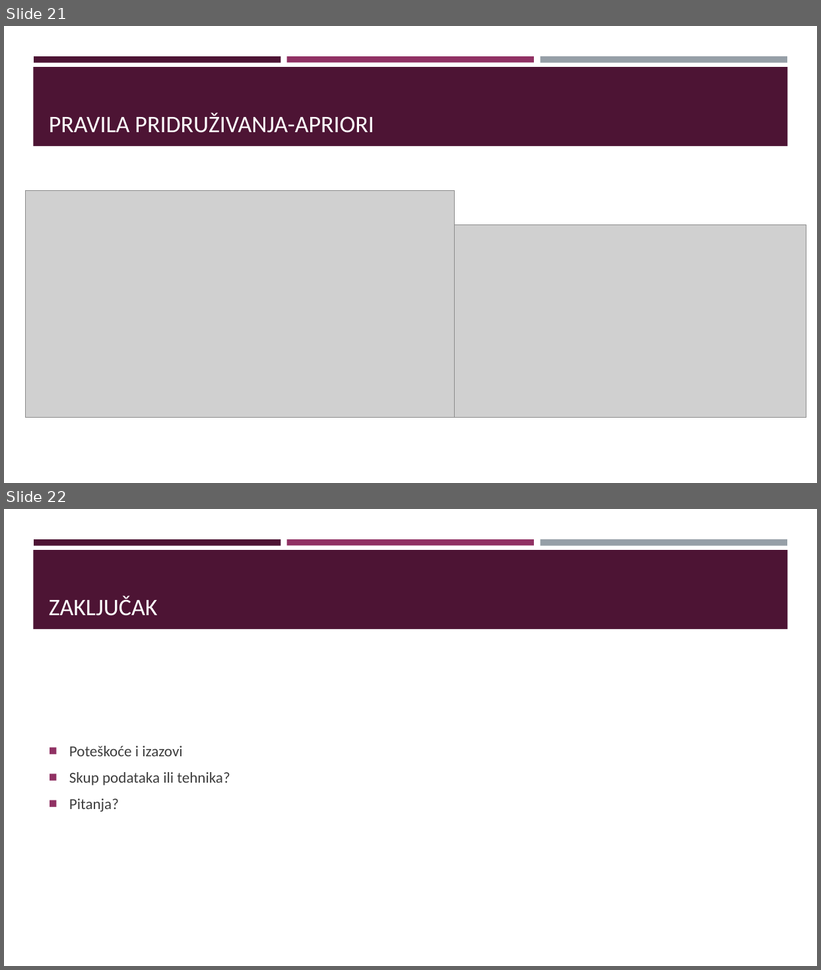
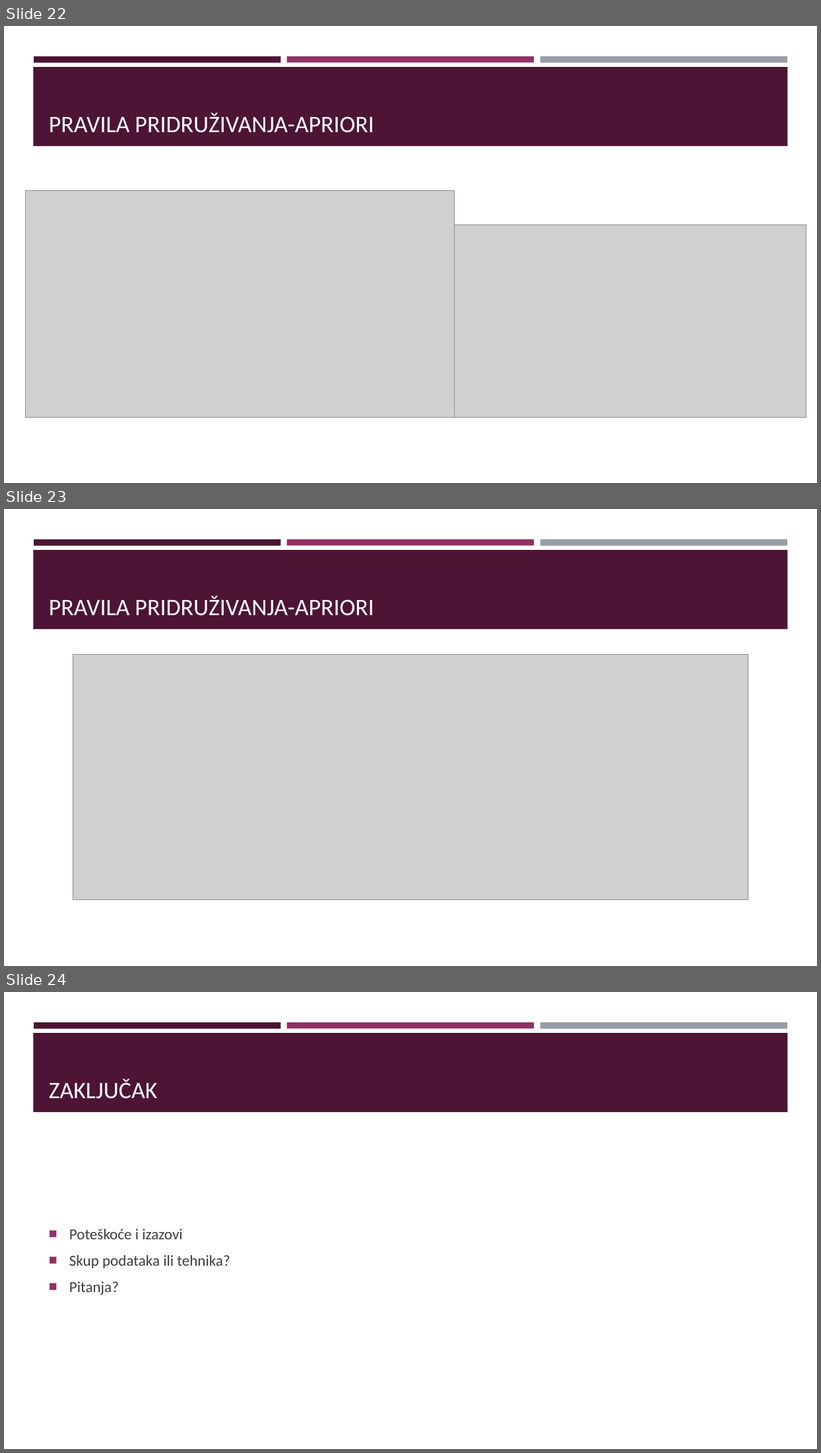
Before and after one commit to MATF-istrazivanje-podataka-1/2023_Data_Mining_Coffee_Quality_Dataset, a slide deck: Presentation.pptx. Shown one above the other, each under a label of ours: slides 21 and 22 before the commit, slides 22, 23 and 24 after it. The pictures are 821x970 and 821x1453 pixels, drawn with LibreOffice and Linux fonts; fonts in the diff are those of the drawing; grey boxes stand for pictures. Boxes give left, top, right and bottom in pixels: in the first picture for what was removed or moved away, otherwise in the second. Text is boxed around its words. In the diff, an @@ line names an element or a change of style, - is before the commit and + after.

Commit message:
presentation, slide added

```diff
--- a/Presentation.pptx
+++ b/Presentation.pptx
@@ slide 23 added at [4,509,817,966], background #FFFFFF; not listed: 4 template elements that a slide beside it also shows @@
@@ title added at [49,595,374,616], 28 pt, text #FFFFFF @@
+PRAVILA PRIDRUŽIVANJA-APRIORI
@@ picture added at [73,655,748,900] @@
@@ what was slide 21 is now slide 22 @@
@@ what was slide 22 is now slide 24 @@
```
Also in this commit, not shown: 1 slide changed, 1 other slide added, 1 other file.
